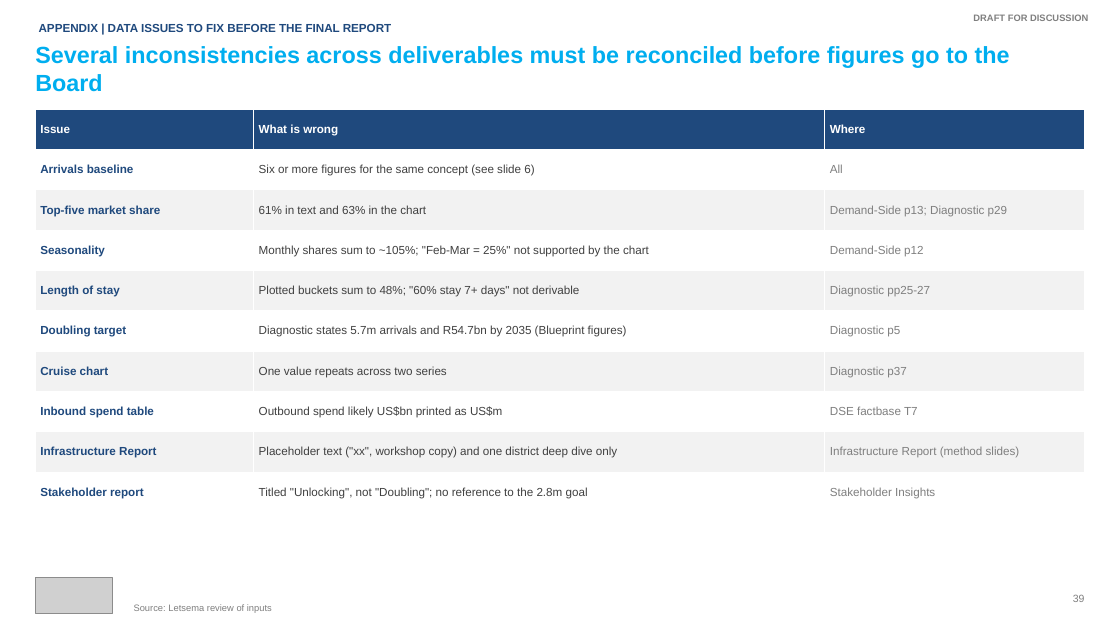
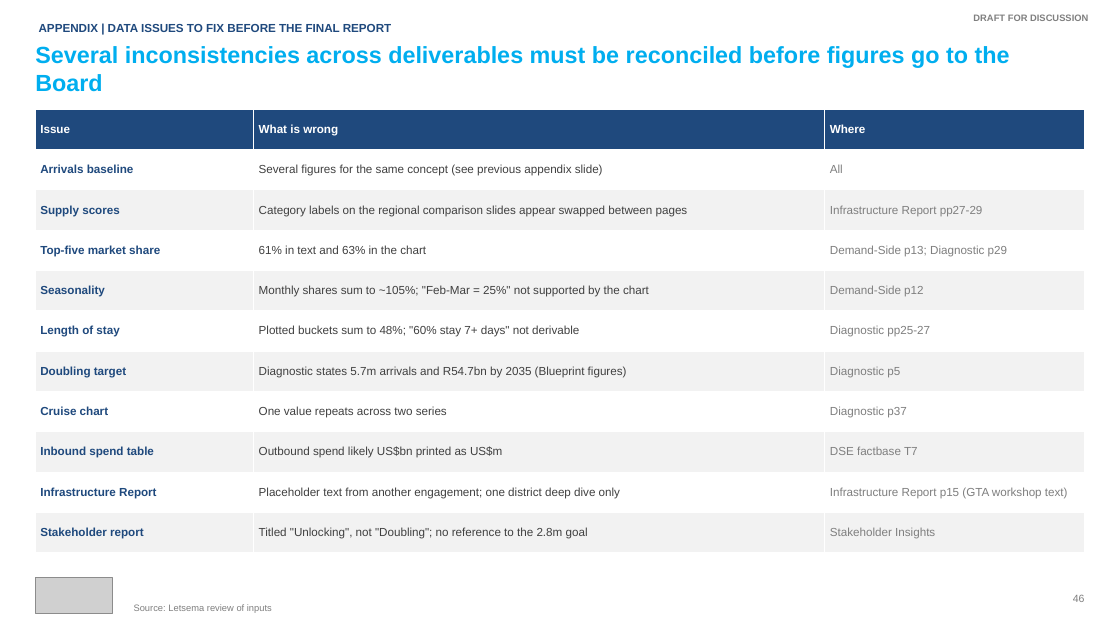
Before and after one commit to Adamastor-ZA/Letsema, a slide deck: slide 46 of deliverables/Wesgro_Unlocking_Tourism_Summary_of_Findings_DRAFT_Oct2026.pptx (slide 39 before the commit). Drawn at 1120x630 pixels with LibreOffice and Linux fonts; fonts in the diff are those of the drawing; grey boxes stand for pictures. Boxes give left, top, right and bottom in pixels: in the first picture for what was removed or moved away, otherwise in the second. Text is boxed around its words. In the diff, an @@ line names an element or a change of style, - is before the commit and + after.

```diff
--- a/deliverables/Wesgro_Unlocking_Tourism_Summary_of_Findings_DRAFT_Oct2026.pptx
+++ b/deliverables/Wesgro_Unlocking_Tourism_Summary_of_Findings_DRAFT_Oct2026.pptx
@@ table at [35, 109, 1085, 553] @@
-row 2: Arrivals baseline | Six or more figures for the same concept (see slide 6) | All
+row 2: Arrivals baseline | Several figures for the same concept (see previous appendix slide) | All
+row 3: Supply scores | Category labels on the regional comparison slides appear swapped between pages | Infrastructure Report pp27-29
@@ row 10, column 2: "Placeholder text ("xx", workshop copy) and one district deep dive only" to "Placeholder text from another engagement; one district deep dive only" @@
-row 10, column 3: Infrastructure Report (method slides)
+row 10, column 3: Infrastructure Report p15 (GTA workshop text)
@@ text at [1073, 595, 1085, 602]: text changed @@
-39
+46
```
Also in this commit, not shown: 29 other slides changed, 12 slides added, 5 slides removed.
